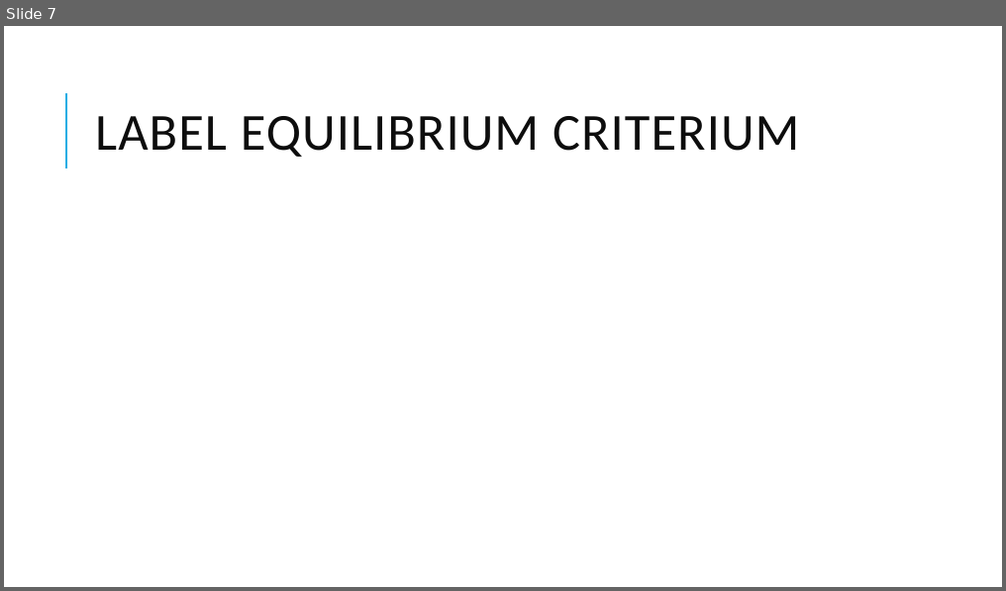
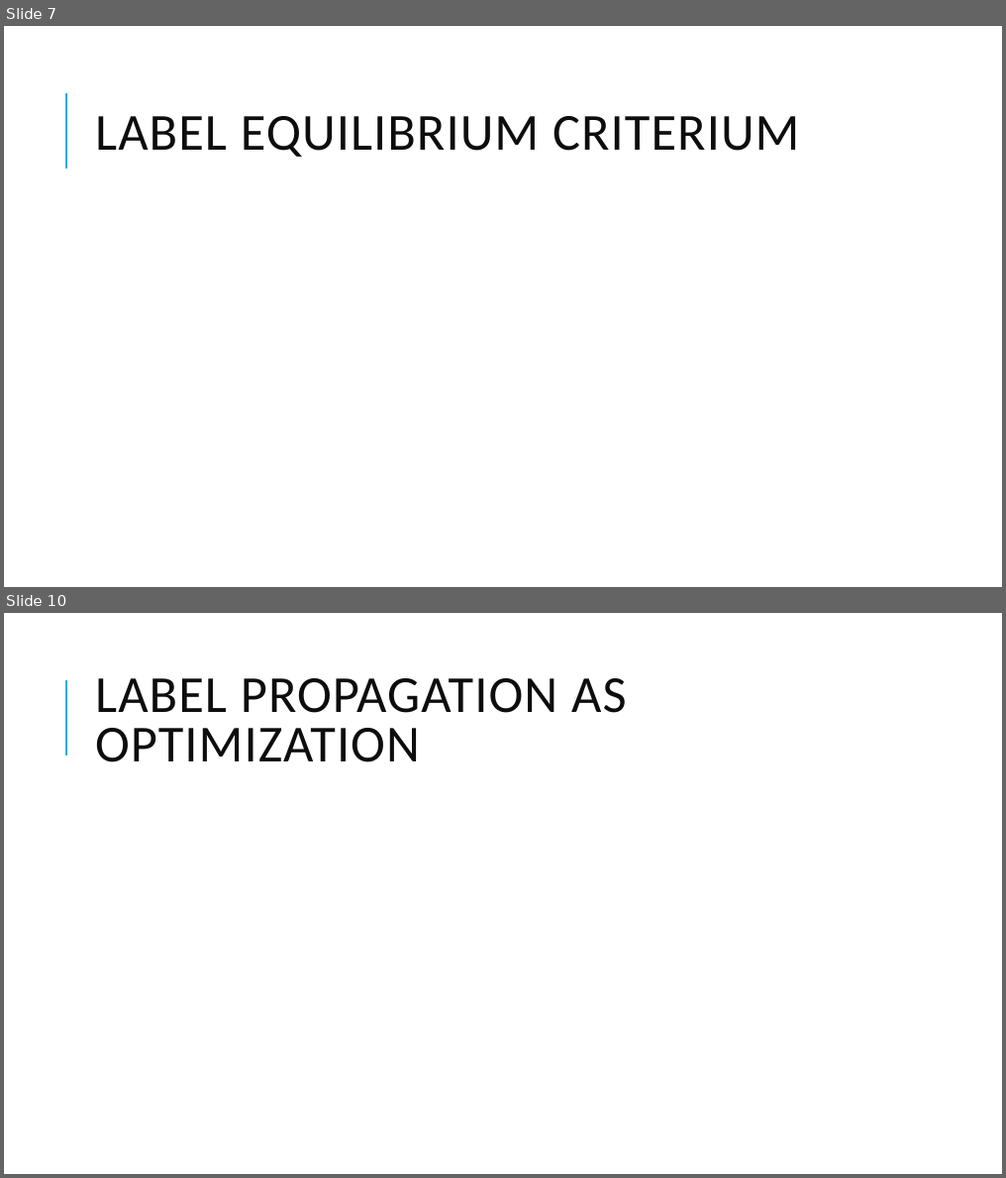
Before and after one commit to ThePolarizationOfInformationOnTheWeb/Resources, a slide deck: LabelPropagationSlides.pptx. Shown one above the other, each under a label of ours: slide 7 before the commit, slides 7 and 10 after it; the slides between them are not shown. The pictures are 1006x591 and 1006x1178 pixels, drawn with LibreOffice and Linux fonts; fonts in the diff are those of the drawing; grey boxes stand for pictures. Boxes give left, top, right and bottom in pixels: in the first picture for what was removed or moved away, otherwise in the second. Text is boxed around its words. In the diff, an @@ line names an element or a change of style, - is before the commit and + after.

Commit message:
LabelPropagation Slides and smal CSoI Progress Report Edit

```diff
--- a/LabelPropagationSlides.pptx
+++ b/LabelPropagationSlides.pptx
@@ slide 10 added at (x1=4, y1=613, x2=1002, y2=1174), background #FFFFFF; not listed: 1 template element that a slide beside it also shows @@
@@ title added at (x1=95, y1=678, x2=626, y2=762), 50 pt, text #0D0D0D @@
+LABEL PROPAGATION AS OPTIMIZATION
```
Also in this commit, not shown: 9 other slides added, 2 other files.
